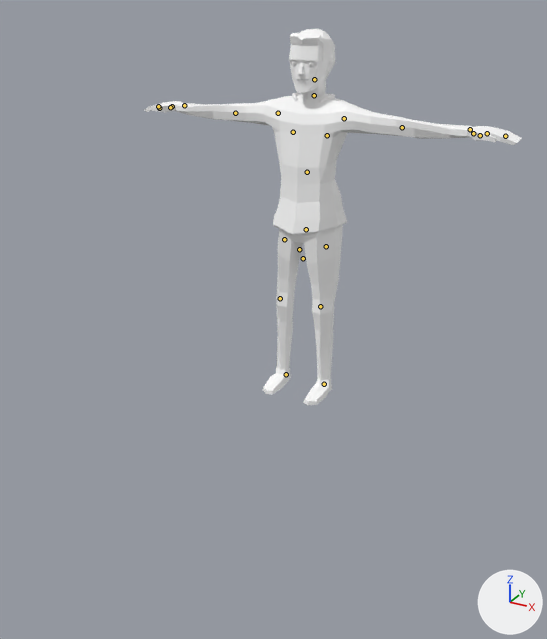
The glTF model games/work-in-progress/assets/people/manlong.glb as it was, and as the next commit left it.
Rendered twice from a 50 mm camera at (4.32, -8.79, 5.31) aimed at (0.62, -2.05, 1.94). Arrows for +X, +Y and +Z are at lower right; the lights stay in place. The picture after the commit comes second. The bones that change, and the others that lie on the model, are drawn over the model as lines.

The first picture shows 'SkinnedMesh'.
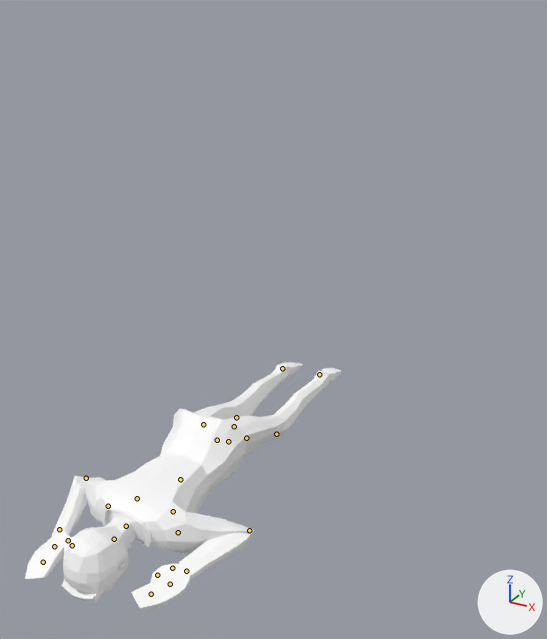
The newer file adds an action. The first version stands in its rest pose; the second is drawn at frame 41 of the action 'fall'.

Where the change shows, as pixel boxes (x1, y1, x2, y2) in the pictures (547 x 639 px):
'SkinnedMesh', posed (16% narrower, 34% shorter)
    before: (144, 29, 522, 405)
    after: (25, 362, 342, 610)
bone 'Foot.L', root to tip
    before: (324, 384) to (323, 384)
    after: (319, 374) to (320, 374)
bone 'Body', root to tip
    before: (299, 249) to (299, 247)
    after: (228, 441) to (227, 442)
bone 'Head', root to tip
    before: (314, 79) to (314, 79)
    after: (114, 539) to (113, 539)
bone 'UpperArm.L', root to tip
    before: (344, 118) to (344, 118)
    after: (178, 532) to (178, 532)
bone 'LowerArm.L', root to tip
    before: (402, 127) to (402, 127)
    after: (249, 530) to (249, 531)
bone 'MiddleHand.L', root to tip
    before: (487, 133) to (488, 133)
    after: (170, 584) to (169, 584)
bone 'Fingers.L', root to tip
    before: (505, 136) to (506, 136)
    after: (151, 594) to (150, 594)
bone 'Thumb1.L', root to tip
    before: (473, 133) to (473, 133)
    after: (172, 568) to (171, 568)
bone 'Thumb2.L', root to tip
    before: (480, 135) to (480, 136)
    after: (157, 575) to (157, 575)
bone 'UpperArm.R', root to tip
    before: (278, 113) to (277, 113)
    after: (108, 506) to (107, 505)
bone 'LowerArm.R', root to tip
    before: (235, 113) to (235, 113)
    after: (86, 478) to (85, 478)
bone 'MiddleHand.R', root to tip
    before: (172, 106) to (171, 106)
    after: (54, 546) to (54, 547)
bone 'Thumb2.R', root to tip
    before: (159, 108) to (159, 108)
    after: (72, 545) to (71, 546)
bone 'UpperLeg.L', root to tip
    before: (326, 246) to (326, 247)
    after: (246, 438) to (247, 438)
bone 'LowerLeg.L', root to tip
    before: (320, 306) to (320, 307)
    after: (276, 434) to (277, 433)
bone 'UpperLeg.R', root to tip
    before: (284, 239) to (284, 240)
    after: (203, 424) to (204, 424)
bone 'LowerLeg.R', root to tip
    before: (280, 298) to (280, 299)
    after: (236, 417) to (237, 417)
bone 'Foot.R', root to tip
    before: (286, 374) to (285, 375)
    after: (282, 368) to (283, 368)

The change in detail:
Bone 'Foot.L' (bone_foot_l) moves from (0.0, 0.0, 0.0) to (0.0, 0.00158, 0.00233).
Bone 'Foot.L' (bone_foot_l) turns from (0, 0, 0) to (-160, 0, 0) degrees about its own x, y and z.
Bone 'Body' (bone_body) moves from (0.0, 0.0, 0.0) to (0.0, -0.01941, 0.01869).
Bone 'Body' (bone_body) turns from (0, 0, 0) to (97, 0, 0) degrees about its own x, y and z.
Bone 'Head' (bone_head) turns from (0, 0, 0) to (-13, 0, 0) degrees about its own x, y and z.
Bone 'UpperArm.L' (bone_upperarm_l) turns from (0, 0, 0) to (-34, 5, -19) degrees about its own x, y and z.
Bone 'LowerArm.L' (bone_lowerarm_l) turns from (0, 0, 0) to (101, 48, -74) degrees about its own x, y and z.
Bone 'MiddleHand.L' (bone_middlehand_l) turns from (0, 0, 0) to (8, 0, -5) degrees about its own x, y and z.
Bone 'Fingers.L' (bone_fingers_l) turns from (0, 0, 0) to (15, 5, -9) degrees about its own x, y and z.
Bone 'Thumb1.L' (bone_thumb1_l) turns from (0, 0, 0) to (-7, -16, -29) degrees about its own x, y and z.
Bone 'Thumb2.L' (bone_thumb2_l) turns from (0, 0, 0) to (9, -6, 18) degrees about its own x, y and z.
Bone 'UpperArm.R' (bone_upperarm_r) turns from (0, 0, 0) to (-24, 9, 8) degrees about its own x, y and z.
Bone 'LowerArm.R' (bone_lowerarm_r) turns from (0, 0, 0) to (56, -28, 127) degrees about its own x, y and z.
Bone 'MiddleHand.R' (bone_middlehand_r) turns from (0, 0, 0) to (14, -18, -8) degrees about its own x, y and z.
Bone 'Thumb2.R' (bone_thumb2_r) turns from (0, 0, 0) to (-28, 4, 8) degrees about its own x, y and z.
Bone 'UpperLeg.L' (bone_upperleg_l) turns from (0, 0, 0) to (-24, 0, 0) degrees about its own x, y and z.
Bone 'LowerLeg.L' (bone_lowerleg_l) turns from (0, 0, 0) to (21, 0, 0) degrees about its own x, y and z.
Bone 'UpperLeg.R' (bone_upperleg_r) turns from (0, 0, 0) to (-20, 0, 0) degrees about its own x, y and z.
Bone 'LowerLeg.R' (bone_lowerleg_r) turns from (0, 0, 0) to (11, 0, 0) degrees about its own x, y and z.
Bone 'Foot.R' (bone_foot_r) moves from (0.0, 0.0, 0.0) to (0.0, 0.00115, 0.00151).
Bone 'Foot.R' (bone_foot_r) turns from (0, 0, 0) to (-159, 0, 0) degrees about its own x, y and z.
